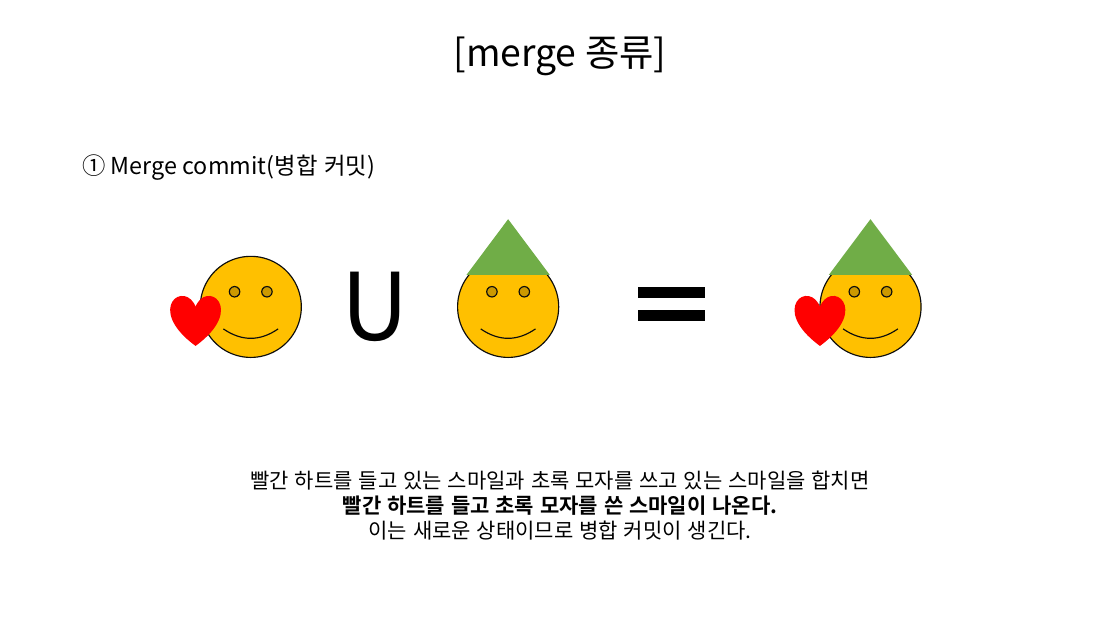
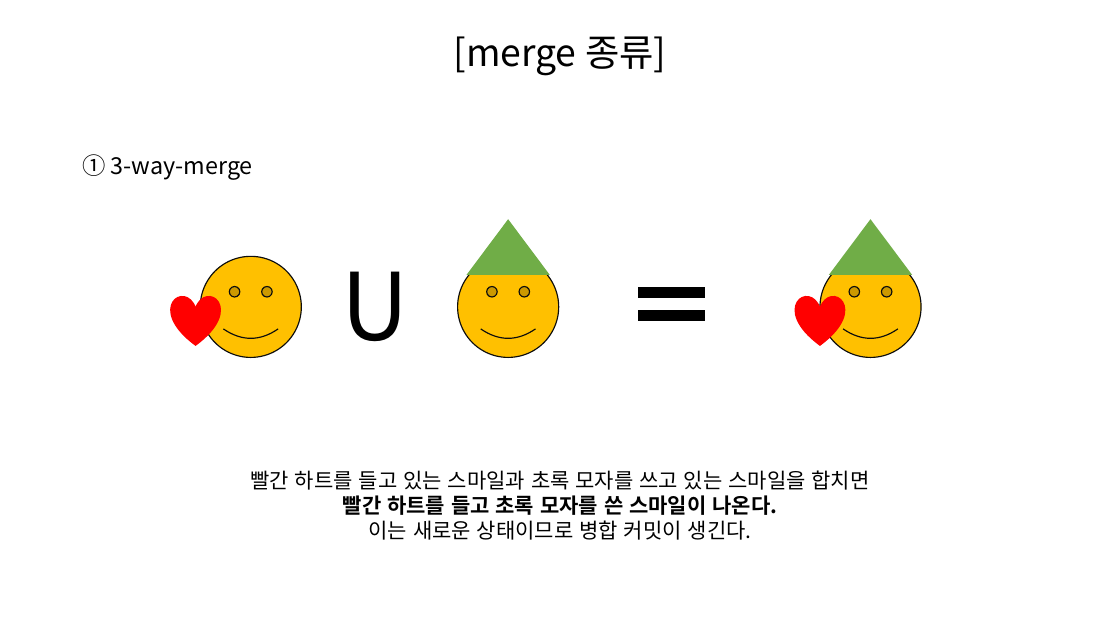
Before and after one commit to SeungHeeNoh/study_well, a slide deck: slide 6 of docs/4. merge.pptx. Drawn at 1120x630 pixels with LibreOffice and Linux fonts; fonts in the diff are those of the drawing. Boxes give left, top, right and bottom in pixels: in the first picture for what was removed or moved away, otherwise in the second. Text is boxed around its words. In the diff, an @@ line names an element or a change of style, - is before the commit and + after.

```diff
--- a/docs/4. merge.pptx
+++ b/docs/4. merge.pptx
@@ text at box(82, 154, 253, 180): text changed @@
-① Merge commit(병합 커밋)
+① 3-way-merge
```
Also in this commit, not shown: 5 other slides changed.
